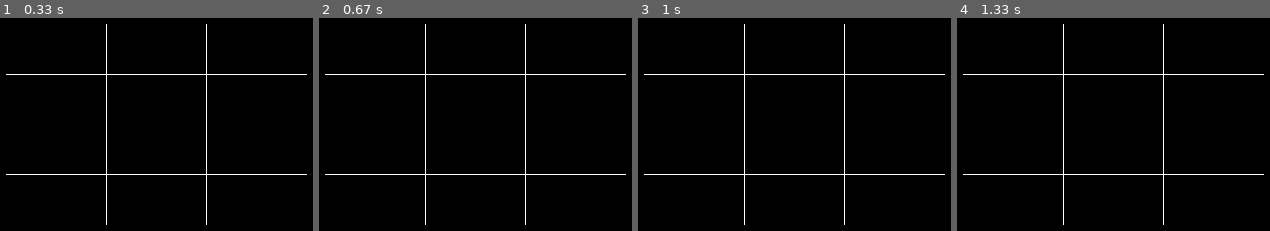
Above: before the commit, frames 1-4 (left to right).
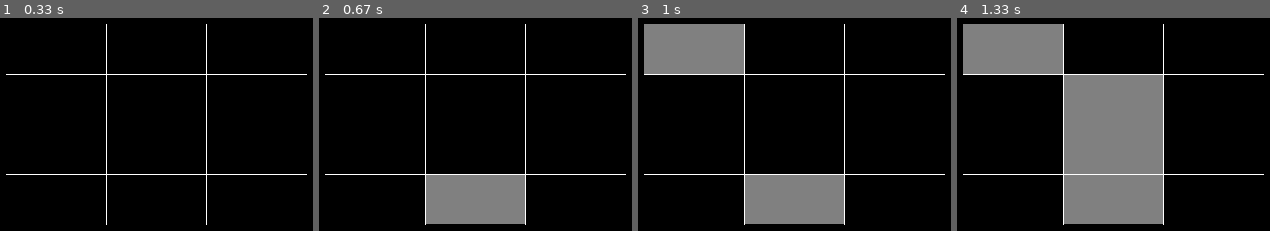
Above: after the commit, the same moments.

Repository: UCHMS19-20/final-project-gabriel-oliveira
Game: pygame game, started from src/game.py
Two runs of this game, one before a commit and one after it. Both use one fixed random seed, a clock stepped at 60 frames per second and the inputs below.
Inputs (mouse positions are in pixels of both pictures, inside the frame that each line leads up to):
- Up to frame 1 (0.33 s): no input
- Up to frame 2 (0.67 s): press the mouse at (475, 199) at 0.37 s; move the mouse to (412, 139) at 0.47 s; release the mouse at (350, 79) at 0.6 s
- Up to frame 3 (1 s): press the mouse at (694, 49) at 0.7 s; move the mouse to (703, 32) at 0.8 s; release the mouse at (outside the picture) at 0.93 s
- Up to frame 4 (1.33 s): press the mouse at (1113, 124) at 1.03 s; move the mouse to (1188, 179) at 1.13 s; release the mouse at (outside the picture) at 1.27 s

Frame 1 is identical in both runs. In frame 2, 7.3% of the frame differs, in the area x 34-66%, y 73-97%; in frame 3, 15%; in frame 4, 29%, in the area x 1-66%, y 2-97%.

Commit message:
Update game.py

Diff:
--- a/src/game.py
+++ b/src/game.py
@@ -11,15 +11,33 @@
 while True:
     # do something for each event in the event queue (list of things that happen)
     for event in pygame.event.get():
-        # Check to see if the current event is a QUIT event
         if event.type == pygame.QUIT:
             # If so, exit the program
             sys.exit()
-
+        if event.type == pygame.MOUSEMOTION:
+            pos = pygame.mouse.get_pos()
+            if ((50<pos[0] and pos[0]<150) and (50<pos[1] and pos[1]<100)):
+                pygame.draw.rect(screen, (128, 128, 128), (50,50,100,50))
+            if ((150<pos[0] and pos[0]<250) and (100<pos[1] and pos[1]<200)):
+                pygame.draw.rect(screen, (128, 128, 128), (150,100,100,100))
+            if ((150<pos[0] and pos[0]<250) and (200<pos[1] and pos[1]<250)):
+                pygame.draw.rect(screen, (128, 128, 128), (150,200,100,50))
+            # if ((50<pos[0] and pos[0]<150) and (50<pos[1] and pos[1]<100)):
+            #pygame.draw.rect(screen, (128, 128, 128), (50,50,100,50))
+            # if ((150<pos[0] and pos[0]<250) and (100<pos[1] and pos[1]<200)):
+            #pygame.draw.rect(screen, (128, 128, 128), (50,50,100,50))
+            # if ((200<pos[0] and pos[0]<250) and (200<pos[1] and pos[1]<250)):
+            #pygame.draw.rect(screen, (128, 128, 128), (50,50,100,50))
+            # if ((50<pos[0] and pos[0]<150) and (50<pos[1] and pos[1]<100)):
+            #pygame.draw.rect(screen, (128, 128, 128), (50,50,100,50))
+            # if ((150<pos[0] and pos[0]<250) and (100<pos[1] and pos[1]<200)):
+            #pygame.draw.rect(screen, (128, 128, 128), (50,50,100,50))
+            # if ((200<pos[0] and pos[0]<250) and (200<pos[1] and pos[1]<250)):
+            #pygame.draw.rect(screen, (128, 128, 128), (50,50,100,50))
+        # Check to see if the current event is a QUIT event
     # main code goes here
     pygame.draw.line(screen, (255, 255, 255), (50, 100), (350, 100), 1)
     pygame.draw.line(screen, (255, 255, 255), (50, 200), (350, 200), 1)
     pygame.draw.line(screen, (255, 255, 255), (150, 50), (150, 250), 1)
     pygame.draw.line(screen, (255, 255, 255), (250, 50), (250, 250), 1)
-
     pygame.display.flip()
